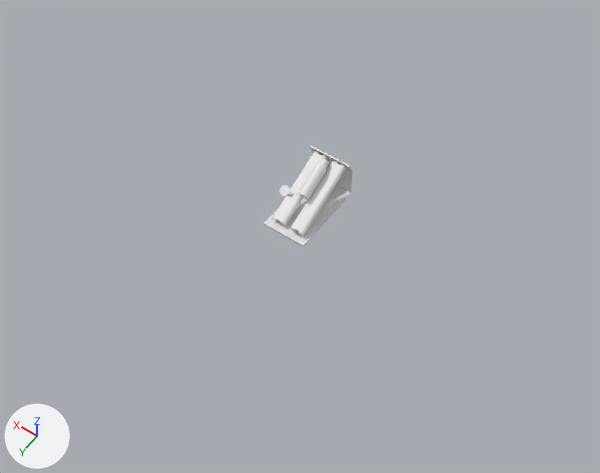
Before and after pictures for a commit that changed the Blender file ATM SAMPAH Blender/ATM SAMPAH.blend.
The view is the same before and after, from a camera (50 mm lens) standing at (-3.83, 5.56, 7.77) and looking at (-0.23, 0.52, -0.16). Every picture has the same lights, and +X, +Y and +Z are marked at lower left.

Names of what the first picture shows: 'Belt', 'Bottle', 'Roller', 'Roller Bracket'.
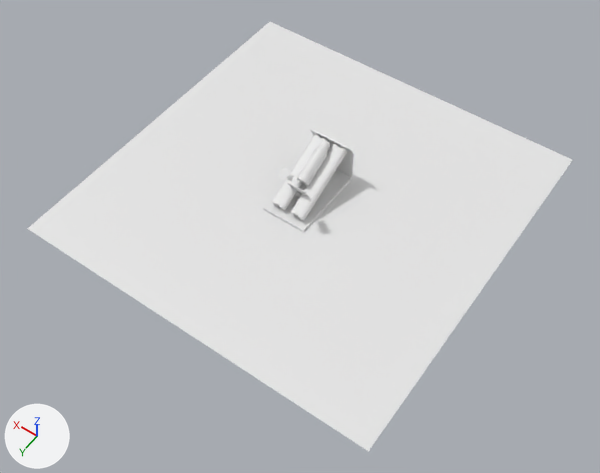
ob_empty is not drawn itself; it is the parent of ob_barcode_scanner.

What differs and where, as boxes (x1, y1, x2, y2) in the pictures (600 x 473 px):
'Plane', added
    after: (27, 22, 572, 451)
'Belt', moved
    before: (273, 152, 346, 235)
    after: (273, 135, 347, 220)
'Roller Bracket', moved
    before: (264, 145, 353, 247)
    after: (263, 128, 354, 232)
'Bottle', moved, rescaled (9% wider, 9% taller)
    before: (298, 158, 329, 200)
    after: (297, 140, 331, 186)
'Barcode Scanner', moved
    before: (279, 185, 294, 198)
    after: (279, 168, 294, 181)
'Roller', moved
    before: (272, 149, 347, 236)
    after: (272, 132, 347, 221)
'Cube.001', added
    after: (287, 182, 308, 199)
'Cube', added
    after: (294, 151, 328, 201)

Edits to the bpy script that builds the scene:
```text
Add me_cube_003:
    me_cube_003.from_pydata(...)  # 56 vertices, 54 faces; spans x -0.93..0.93, y -3.31..-2.23, z -1.55..0.63
    me_cube_003.polygons.foreach_set('use_smooth', [True] * 54)
Add me_plane:
    me_plane.from_pydata([(-1.0, -1.0, 0.0), (1.0, -1.0, 0.0), (-1.0, 1.0, 0.0), (1.0, 1.0, 0.0)], [], [(0, 1, 3, 2)])
Add me_cube_002:
    me_cube_002.from_pydata(...)  # 92 vertices, 90 faces; spans x -0.53..0.53, y -2.78..1.8, z -1.74..0.92
Change ob_bottle:
    ob_bottle.location: (0.0, -0.11, 0.17) -> (0.0, -0.12, 0.46)
    ob_bottle.scale: (1.78, 1.78, 2.78) -> (1.92, 1.92, 3.0)
Change ob_empty:
    ob_empty.location: (0.0, 0.459, 0.437) -> (0.0, 0.459, 0.731)
Change ob_roller:
    ob_roller.location: (0.0, 0.0, 0.0) -> (0.0, 0.0, 0.29)
Change ob_roller_bracket:
    ob_roller_bracket.location: (0.0, 0.0, 0.0) -> (0.0, 0.0, 0.29)
Change ob_belt:
    ob_belt.location: (0.0, 0.0, 0.0) -> (0.0, 0.0, 0.29)
Add ob_cube_001:
    ob_cube_001 = bpy.data.objects.new('Cube.001', me_cube_003)
    ob_cube_001.location = (0.0, -0.18, 0.16)
    ob_cube_001.scale = (-0.141, -0.141, -0.141)
Add ob_plane:
    ob_plane = bpy.data.objects.new('Plane', me_plane)
    ob_plane.location = (0.0, 0.0, 0.0)
    ob_plane.scale = (2.41, 2.41, 2.41)
Add ob_cube:
    ob_cube = bpy.data.objects.new('Cube', me_cube_002)
    ob_cube.location = (0.0, -0.18, 0.16)
    ob_cube.scale = (-0.141, -0.141, -0.141)
```
